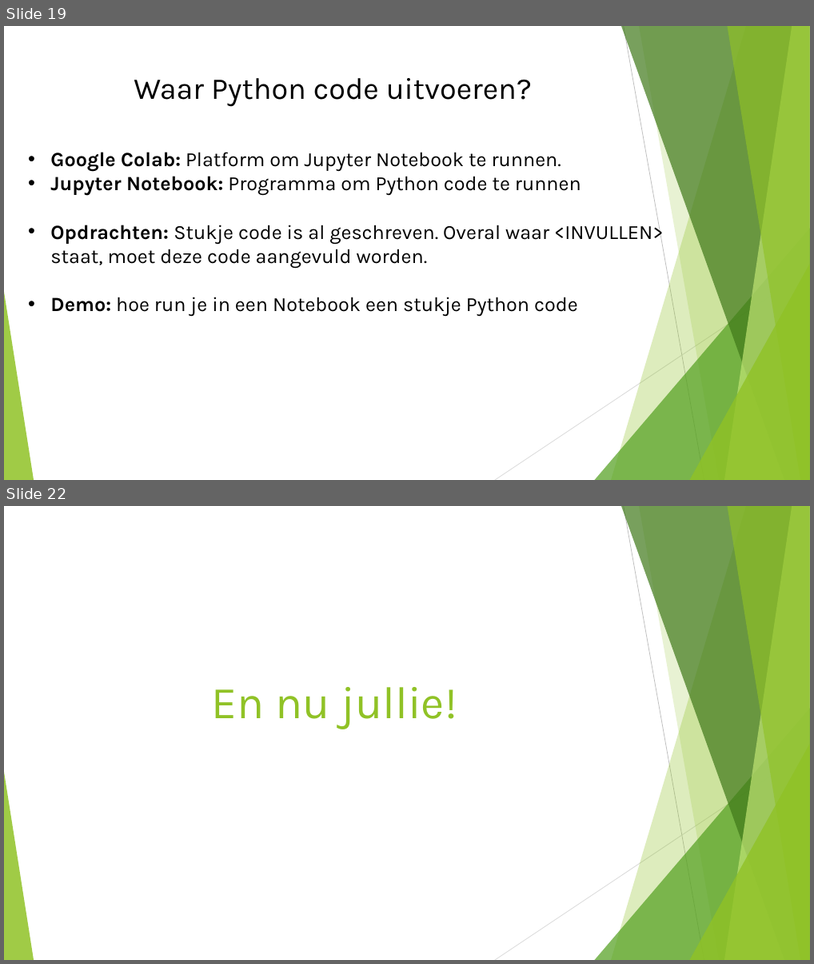
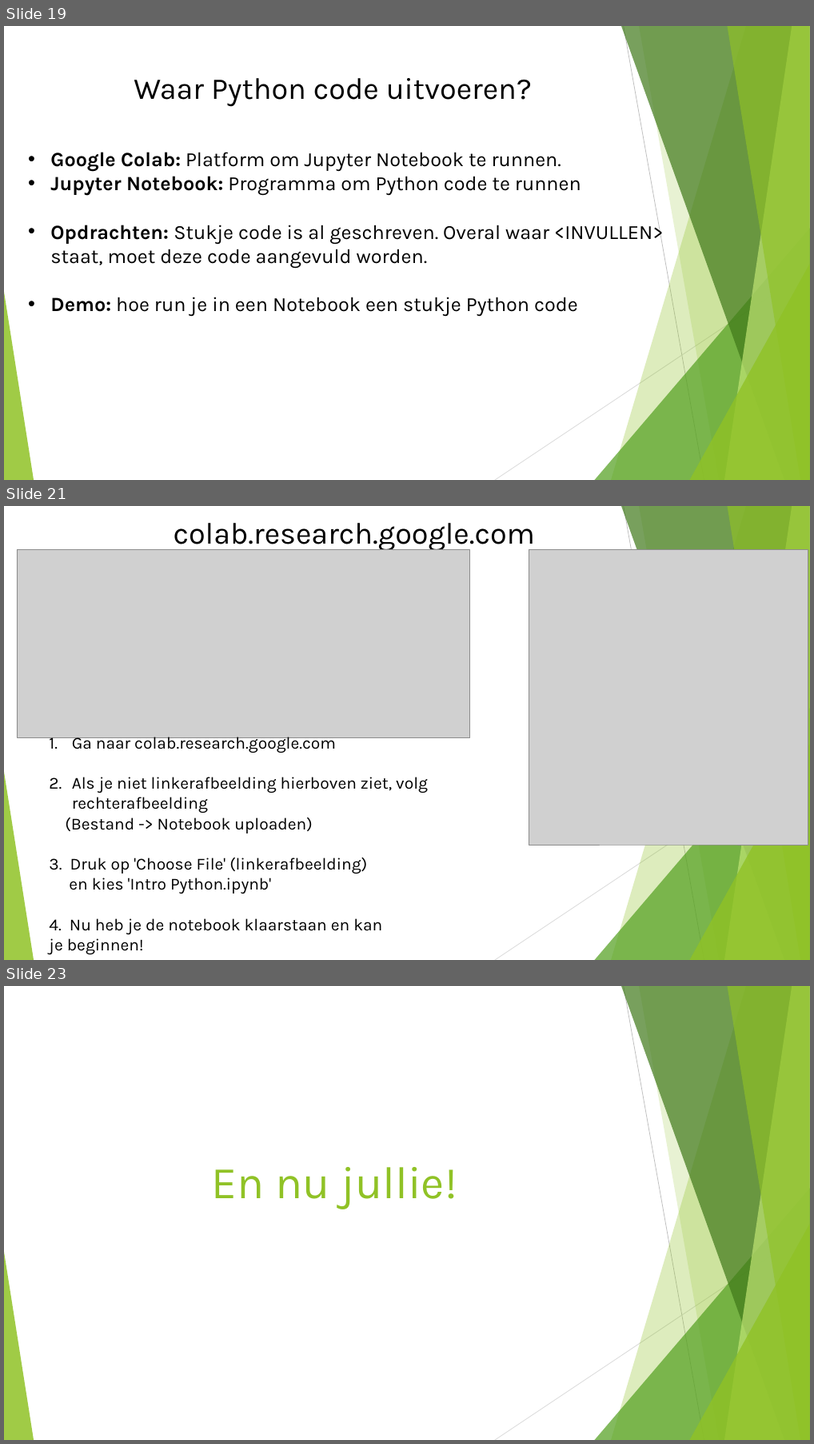
Before and after one commit to HagaZiekenhuis/python-workshops, a slide deck: Intro.pptx. Shown one above the other, each under a label of ours: slides 19 and 22 before the commit, slides 19, 21 and 23 after it; the slides between them are not shown. The pictures are 814x964 and 814x1444 pixels, drawn with LibreOffice and Linux fonts; fonts in the diff are those of the drawing; grey boxes stand for pictures. Boxes give left, top, right and bottom in pixels: in the first picture for what was removed or moved away, otherwise in the second. Text is boxed around its words. In the diff, an @@ line names an element or a change of style, - is before the commit and + after.

Commit message:
notebook and colab slides
Expanded instructions on downloading the notebooks and uploading them to colab

```diff
--- a/Intro.pptx
+++ b/Intro.pptx
@@ slide 21 added at (x1=4, y1=506, x2=810, y2=960), background #FFFFFF; not listed: 10 template elements that a slide beside it also shows @@
@@ text added at (x1=174, y1=523, x2=535, y2=552), 36 pt, text #000000 @@
+colab.research.google.com
@@ picture added at (x1=17, y1=549, x2=470, y2=737) @@
@@ picture added at (x1=530, y1=549, x2=809, y2=844) @@
@@ text added at (x1=49, y1=733, x2=428, y2=954), 20 pt, text #000000 @@
+1. Ga naar colab.research.google.com
+2. Als je niet linkerafbeelding hierboven ziet, volg rechterafbeelding
+(Bestand -> Notebook uploaden)
+3. Druk op 'Choose File' (linkerafbeelding)
+en kies 'Intro Python.ipynb'
+4. Nu heb je de notebook klaarstaan en kan je beginnen!
@@ what was slide 22 is now slide 23 @@
```
Also in this commit, not shown: 1 slide changed, 1 other slide added, 1 slide removed.
